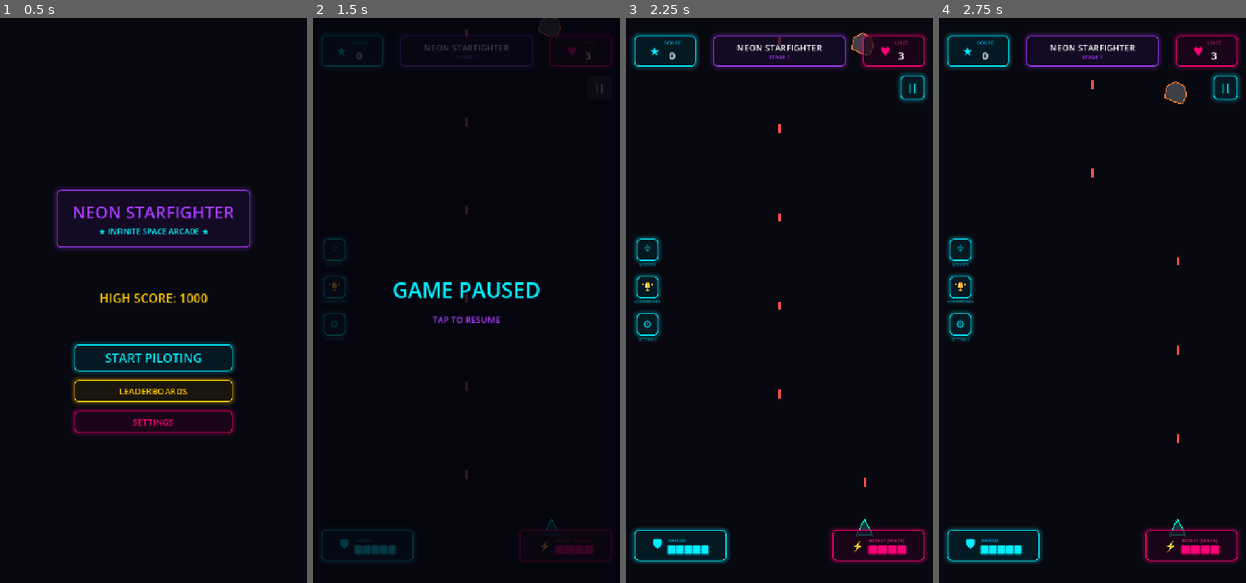
Above: before the commit, frames 1-4 (left to right).
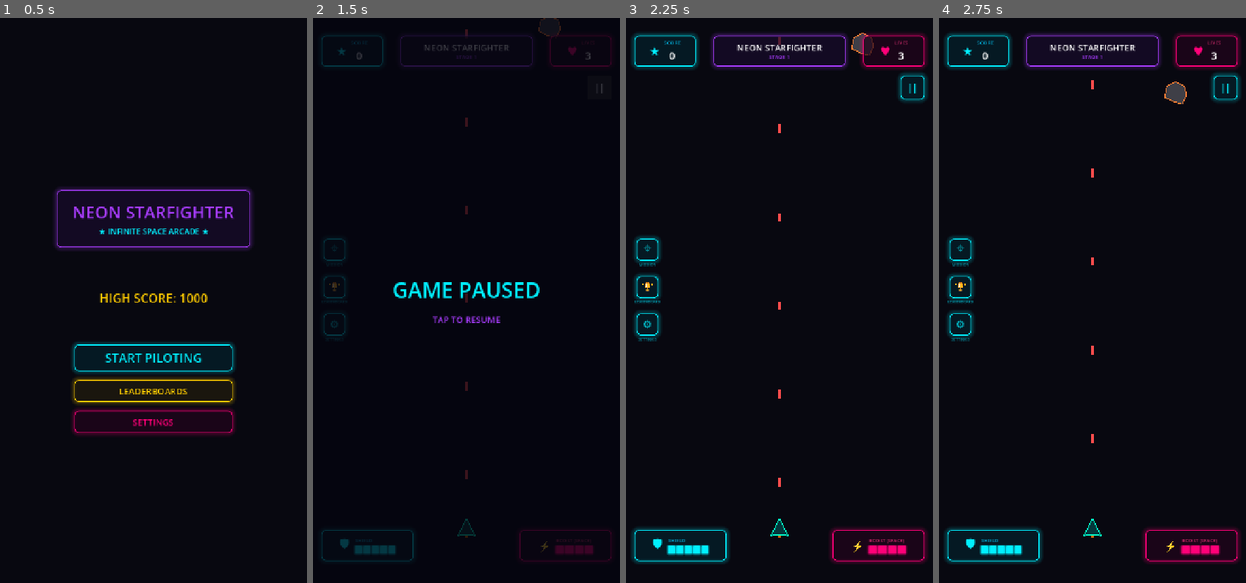
Above: after the commit, the same moments.

Repository: lolriver/spacehit
Game: Godot game, scene res://main.tscn
The game is run twice, just before and just after one commit, with the same random seed, the same clock (stepped at 60 frames per second) and the same inputs.
Inputs (mouse positions are in pixels of both pictures, inside the frame that each line leads up to):
- Up to frame 1 (0.5 s): no input
- Up to frame 2 (1.5 s): click "START PILOTING" at 0.5 s; click "||" at 1.25 s
- Up to frame 3 (2.25 s): click (779, 300) at 2 s
- Up to frame 4 (2.75 s): no input

Frame 1 is identical in both runs. In frame 2, less than 0.1% of the frame differs, in the area x 47-80%, y 88-92%; in frame 3, 0.2%; in frame 4, 0.2%, in the area x 47-81%, y 42-92%.

Commit message:
fix: calibrate mobile touch boundary checks and boost overdrive

Diff:
--- a/player.gd
+++ b/player.gd
@@ -4,6 +4,7 @@
 
 @onready var shoot_timer: Timer = $ShootTimer
 @onready var laser_spawn: Marker2D = $LaserSpawn
+@onready var booster: Line2D = $Booster
 
 # Gameplay stats
 var lives: int = 3
@@ -52,13 +53,35 @@
 	call_deferred("update_hud")
 
 func _process(delta: float) -> void:
-	# 1. Movement: Follow mouse/touch X drag
+	# 1. Movement: Follow mouse/touch drag, ignoring touches on HUD buttons
 	if Input.is_mouse_button_pressed(MOUSE_BUTTON_LEFT):
-		var target_x = get_global_mouse_position().x
-		target_x = clamp(target_x, half_width, viewport_width - half_width)
-		# Smooth speed scales with sensitivity setting
-		var actual_speed = sensitivity * 15.0
-		position.x = lerp(position.x, target_x, actual_speed * delta)
+		var mouse_pos = get_global_mouse_position()
+		var ignore_click = false
+		var main_scene = get_tree().current_scene
+
+		if main_scene:
+			# Check Boost Overdrive Button
+			var boost_btn = main_scene.get_node_or_null("%BoostButton")
+			if boost_btn and boost_btn.is_visible_in_tree() and boost_btn.get_global_rect().has_point(mouse_pos):
+				ignore_click = true
+
+			# Check HUD Pause Button
+			var pause_btn = main_scene.get_node_or_null("%PauseButton")
+			if pause_btn and pause_btn.is_visible_in_tree() and pause_btn.get_global_rect().has_point(mouse_pos):
+				ignore_click = true
+
+			# Check Sidebar utility panel buttons
+			for btn_name in ["%MissionBtn", "%LeaderboardBtn", "%SettingsBtn"]:
+				var btn = main_scene.get_node_or_null(btn_name)
+				if btn and btn.is_visible_in_tree() and btn.get_global_rect().has_point(mouse_pos):
+					ignore_click = true
+
+		if not ignore_click:
+			var target_x = clamp(mouse_pos.x, half_width, viewport_width - half_width)
+			var actual_speed = sensitivity * 15.0
+			if is_boosting:
+				actual_speed *= 1.8 # 80% faster movement slide when boosting!
+			position.x = lerp(position.x, target_x, actual_speed * delta)
 
 	# 2. Invulnerability Flash Handler
 	if is_invulnerable:
@@ -104,7 +127,18 @@
 		if shield >= max_shield:
 			shield_recharge_timer = 0.0
 
-	# 5. Continuous HUD Sync during active status changes
+	# 5. Booster Visual Flame Scaling
+	if booster:
+		if is_boosting:
+			booster.width = randf_range(6.0, 9.0)
+			booster.points = PackedVector2Array([Vector2(0, 10), Vector2(0, randf_range(28.0, 36.0))])
+			booster.default_color = Color(1.0, 0.0, 0.47, 1.0) # Pink boost flame
+		else:
+			booster.width = randf_range(2.5, 4.0)
+			booster.points = PackedVector2Array([Vector2(0, 10), Vector2(0, randf_range(16.0, 20.0))])
+			booster.default_color = Color(1.0, 0.5, 0.0, 0.8) # Orange standard flame
+
+	# 6. Continuous HUD Sync during active status changes
 	if want_boost or boost < max_boost or is_invulnerable:
 		update_hud()
 
@@ -119,14 +153,17 @@
 
 	if shield > 0:
 		shield -= 1
+		print("[Damage] Shield hit! Current shield: ", shield)
 		make_invulnerable(1.0) # Brief invulnerability
 	else:
 		lives -= 1
+		print("[Damage] Life lost! Current lives: ", lives)
 		make_invulnerable(1.8) # Longer invulnerability for life loss
 
 	update_hud()
 
 	if lives <= 0:
+		print("[Damage] Lives depleted. Triggering game over.")
 		if main_scene and main_scene.has_method("trigger_game_over"):
 			main_scene.trigger_game_over()
 
--- a/player.tscn
+++ b/player.tscn
@@ -9,6 +9,11 @@
 collision_layer = 1
 collision_mask = 4
 script = ExtResource("1_player_gd")
+
+[node name="Booster" type="Line2D" parent="."]
+points = PackedVector2Array(0, 10, 0, 20)
+width = 4.0
+default_color = Color(1, 0.4, 0, 0.8)
 
 [node name="Polygon2D" type="Polygon2D" parent="."]
 color = Color(0, 0.4, 0.4, 0.5)
